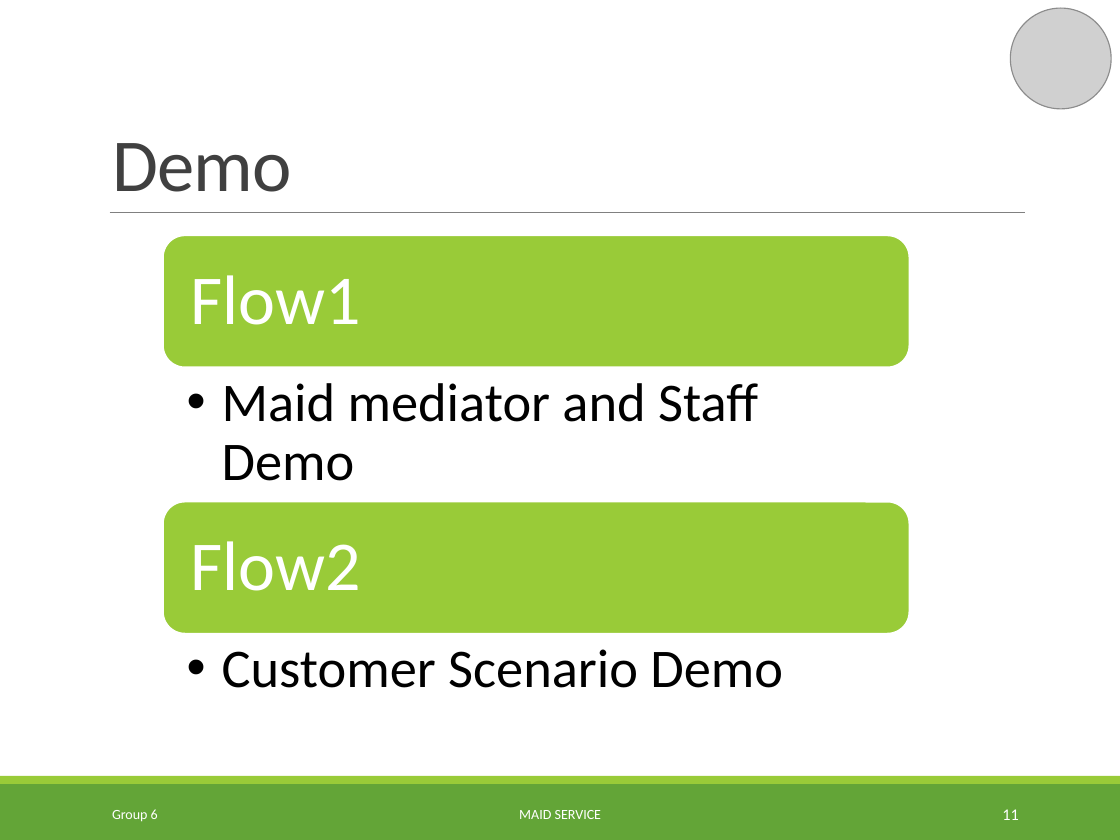
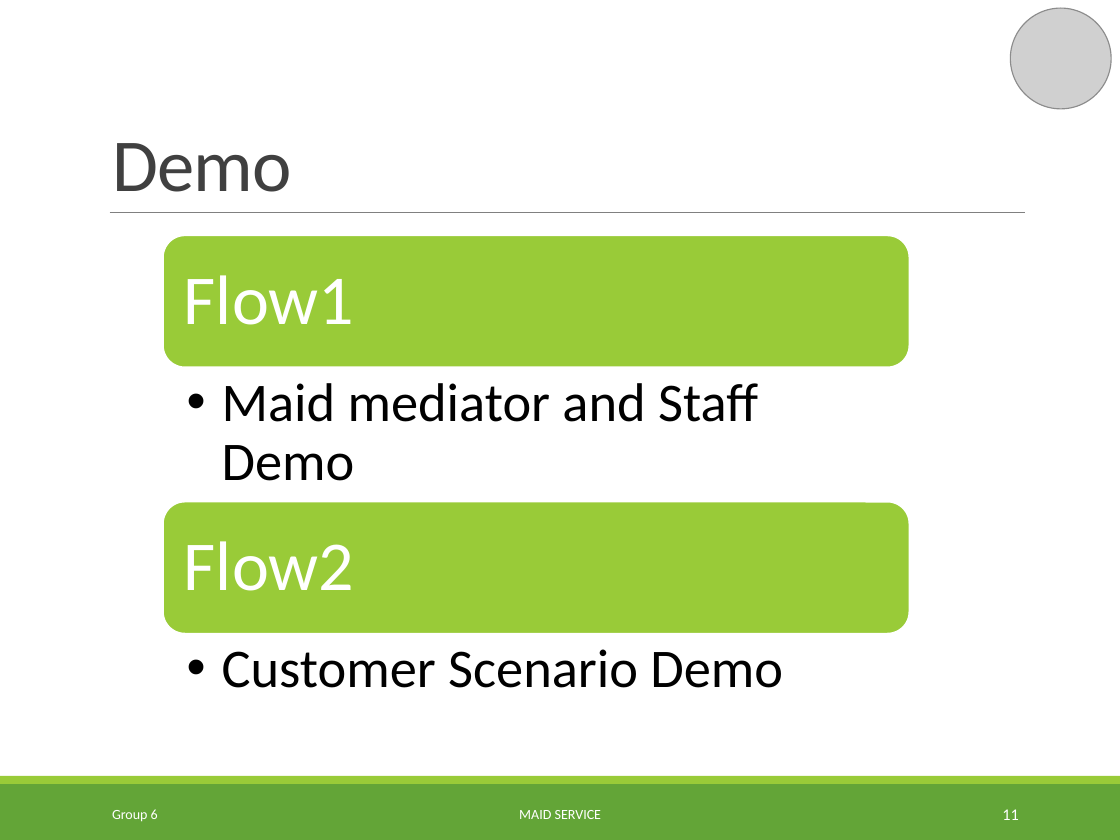
Before and after one commit to TuanBT/ms-website, a slide deck: slide 11 of Presentation/MS_Slide.pptx. Drawn at 1120x840 pixels with LibreOffice and Linux fonts; fonts in the diff are those of the drawing; grey boxes stand for pictures; background and template pictures are left out. Boxes give left, top, right and bottom in pixels: in the first picture for what was removed or moved away, otherwise in the second. Text is boxed around its words. In the diff, an @@ line names an element or a change of style, - is before the commit and + after.

```diff
--- a/Presentation/MS_Slide.pptx
+++ b/Presentation/MS_Slide.pptx
@@ text "Flow1": place and size @@
-text "Flow1" at (190, 275, 360, 325)
+text "Flow1" at (184, 275, 354, 325)
@@ text "Flow2": place and size @@
-text "Flow2" at (190, 541, 360, 591)
+text "Flow2" at (184, 541, 354, 591)
```
Also in this commit, not shown: 9 other slides changed.
